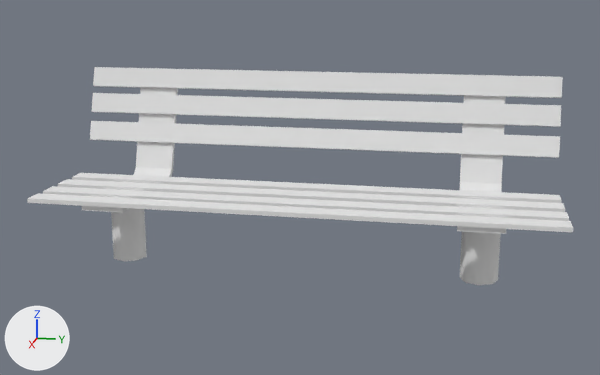
Renders of the OBJ model Game/_vs2015/release_dynamic_exe/mge/models/CityBiome/11_CityB_Bench_v1.obj from each side of a commit.
Rendered twice from a 50 mm camera at (7.05, 1.44, 2.52) aimed at (-0.19, -0.01, 0.71). The lights are fixed; the arrows at lower left show +X, +Y and +Z. Where no turn or scale is listed for an object, it has been applied to the vertices.

The first picture shows '11_CityB_Bench_v1'.
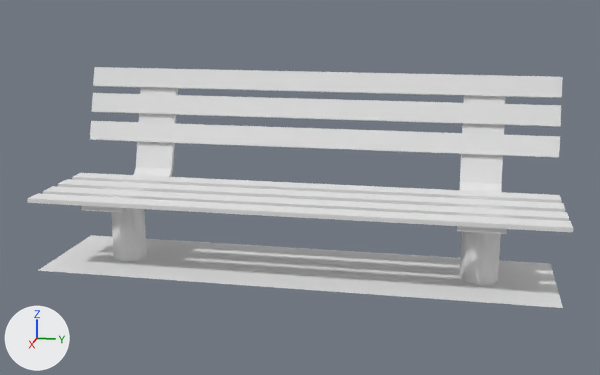
What differs and where, as boxes (x1, y1, x2, y2) in the pictures (600 x 375 px):
'11_CityB_Bench_v1', reshaped (11% taller)
    before: (27, 67, 573, 285)
    after: (27, 67, 573, 308)
part 1 of me_11_cityb_bench_v1, added
    after: (38, 235, 563, 308)

The change, as a diff of the scene's bpy script:
```diff
--- a/Game/_vs2015/release_dynamic_exe/mge/models/CityBiome/11_CityB_Bench_v1.obj.py
+++ b/Game/_vs2015/release_dynamic_exe/mge/models/CityBiome/11_CityB_Bench_v1.obj.py
@@ me_11_cityb_bench_v1 @@
 me_11_cityb_bench_v1.from_pydata(...)  # 136 vertices, 204 faces; spans x -1.02..0.56, y -2.3..2.3, z 0.0..1.69
 # used by ob_11_cityb_bench_v1; location = (0.0, 0.0, 0.0)
 # verts and faces of me_11_cityb_bench_v1; kept vertices keep their numbers, new ones are numbered from 136
+# me_11_cityb_bench_v1 part 1
+verts[136] = (-0.59, -2.28, 0.0)  # pixel (91, 235)
+verts[137] = (0.52, -2.28, 0.0)  # pixel (37, 270)
+verts[138] = (-0.59, 2.28, 0.0)  # pixel (550, 263)
+verts[139] = (0.52, 2.28, 0.0)  # pixel (563, 308)
+faces += [(136, 137, 138), (137, 139, 138)]
 me_11_cityb_bench_v1.materials.append(mat_initialshadinggroup)
```
